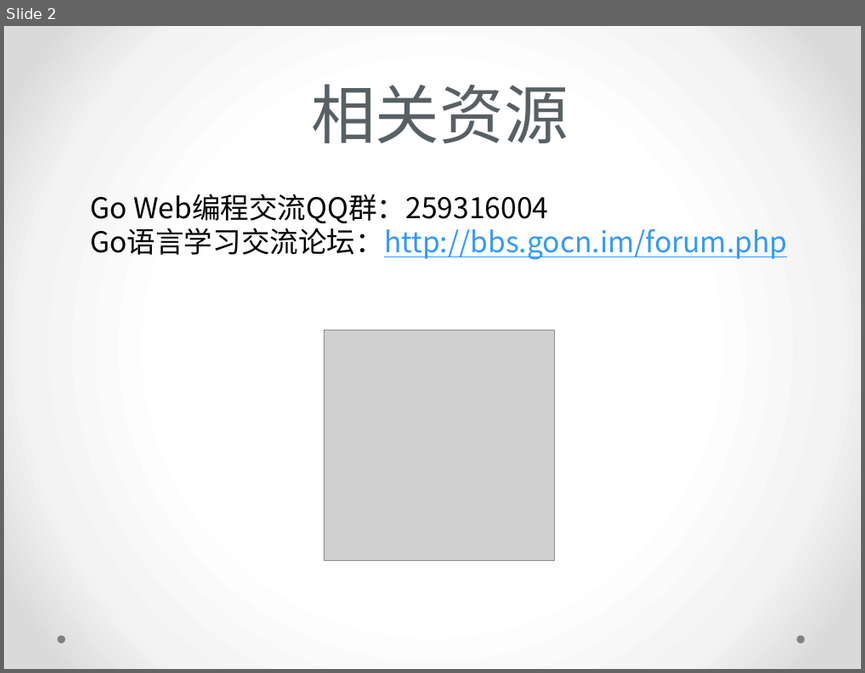
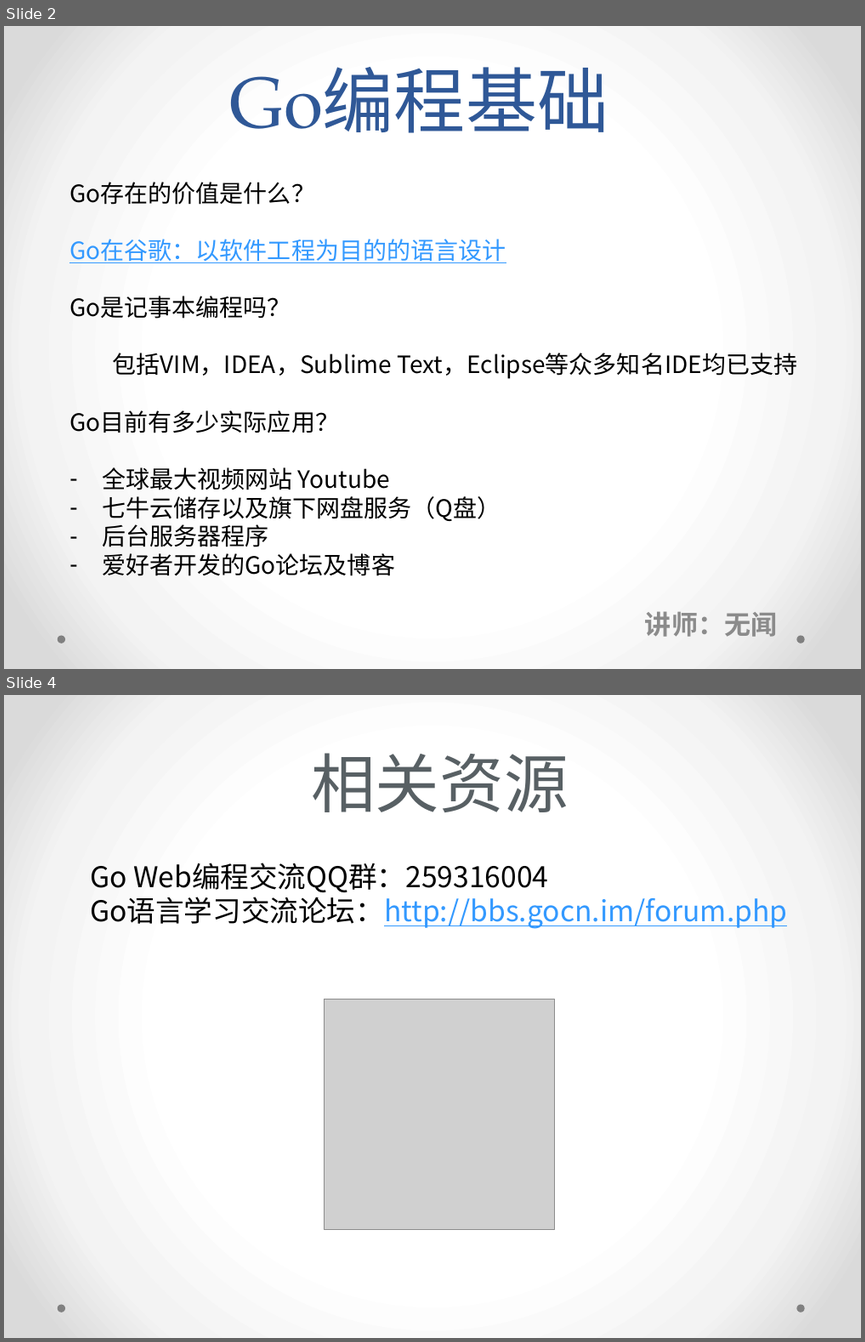
Before and after one commit to deliretzua/go-fundamental-programming, a slide deck: Go编程基础-课堂讲义.pptx. Shown one above the other, each under a label of ours: slide 2 before the commit, slides 2 and 4 after it; the slides between them are not shown. The pictures are 865x673 and 865x1342 pixels, drawn with LibreOffice and Linux fonts; fonts in the diff are those of the drawing; grey boxes stand for pictures. Boxes give left, top, right and bottom in pixels: in the first picture for what was removed or moved away, otherwise in the second. Text is boxed around its words. In the diff, an @@ line names an element or a change of style, - is before the commit and + after.

```diff
--- a/Go编程基础-课堂讲义.pptx
+++ b/Go编程基础-课堂讲义.pptx
@@ slide 2 added at bbox=[4, 26, 861, 669], background gradient #FFFFFF to #F4F4F4 to #DADADA; not listed: 2 template elements that a slide beside it also shows @@
@@ title added at bbox=[229, 67, 608, 133], 60 pt, text #2F5897 @@
+Go编程基础
@@ text added at bbox=[69, 182, 798, 576], 20 pt, text #000000 @@
+Go存在的价值是什么？
+Go在谷歌：以软件工程为目的的语言设计
+Go是记事本编程吗？
+包括VIM，IDEA，Sublime Text，Eclipse等众多知名IDE均已支持
+Go目前有多少实际应用？
+– 全球最大视频网站 Youtube
+– 七牛云储存以及旗下网盘服务（Q盘）
+– 后台服务器程序
+– 爱好者开发的Go论坛及博客
@@ subtitle added at bbox=[645, 611, 777, 636], 22.2 pt, text #8C8C8C, bold @@
+讲师：无闻
@@ what was slide 2 is now slide 4 @@
```
Also in this commit, not shown: 1 slide changed, 1 other slide added, 2 other files.
